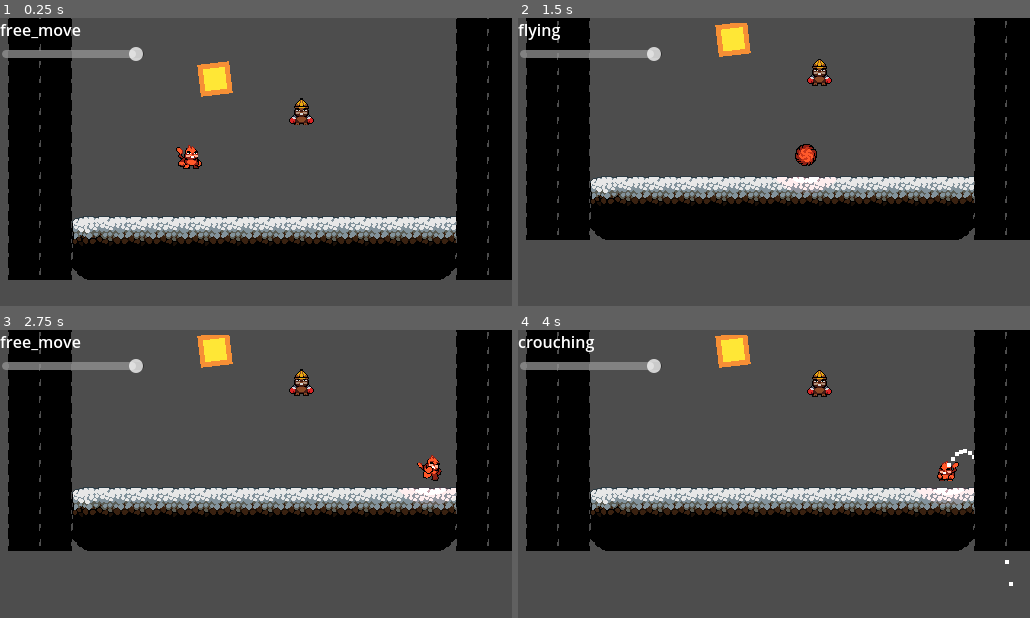
Above: before the commit, frames 1-4 (two rows, left to right).
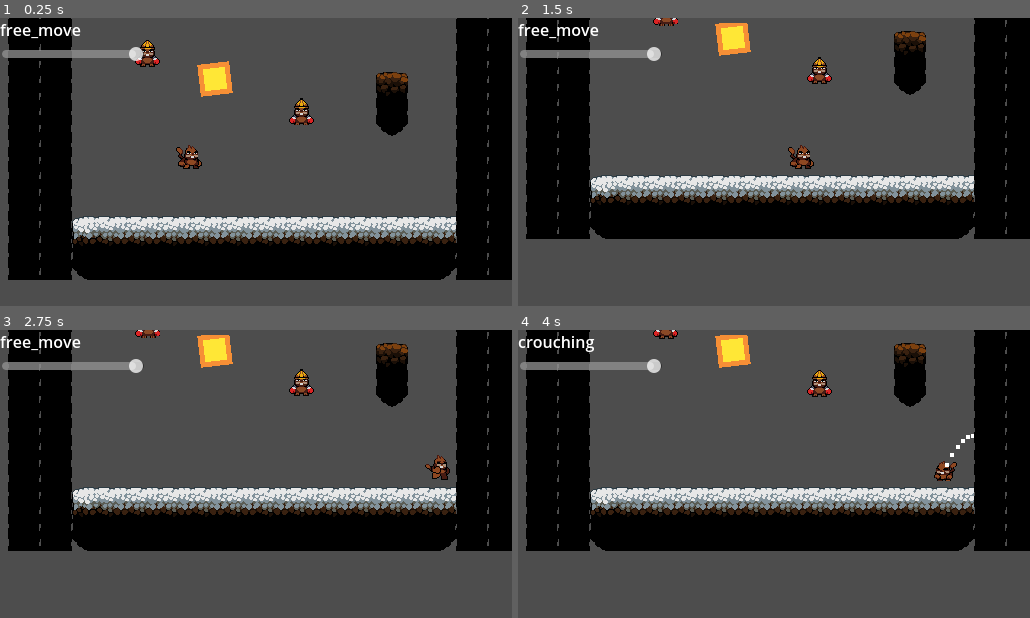
Above: after the commit, the same moments.

Repository: resurgestudios/pogo
Game: Godot game, scene res://Scenes/Game.tscn
The game is run twice, just before and just after one commit, with the same random seed, the same clock (stepped at 60 frames per second) and the same inputs. The engine's default icon, where the game draws it, is replaced by a stand-in: a white triangle on a blue panel in a dark square.
Inputs (mouse positions are in pixels of both pictures, inside the frame that each line leads up to):
- Up to frame 1 (0.25 s): no input
- Up to frame 2 (1.5 s): move the mouse to (886, 147) at 0.52 s; press the mouse at (886, 147) at 0.53 s; hold D (right) 0.53-1.28 s; right-click (886, 147) at 0.8 s; move the mouse to (671, 176) at 1.27 s; release the mouse at (671, 176) at 1.28 s; hold S (down) from 1.28 s (still down); right-click (671, 176) at 1.35 s
- Up to frame 3 (2.75 s): click (153, 488) at 1.55 s; move the mouse to (307, 410) at 2.02 s; release S (down) at 2.03 s; press the mouse at (307, 410) at 2.03 s; hold D (right) from 2.03 s (still down); right-click (307, 410) at 2.3 s
- Up to frame 4 (4 s): move the mouse to (748, 531) at 2.77 s; release D (right) at 2.78 s; release the mouse at (748, 531) at 2.78 s; hold W (up) 2.78-3.53 s; right-click (748, 531) at 2.85 s; click (748, 531) at 3.05 s; move the mouse to (927, 517) at 3.52 s; press the mouse at (927, 517) at 3.53 s; hold A (left) from 3.53 s (still down); right-click (927, 517) at 3.8 s

The runs differ from the first frame. In frame 1, 1.7% of the frame differs, in the area x 26-80%, y 7-53%; in frame 2, 5.4%, in the area x 1-100%, y 0-78%; in frame 3, 1.7%; in frame 4, 1.8%.

Commit message:
Slowmo improved

Diff:
--- a/Scenes/Game.tscn
+++ b/Scenes/Game.tscn
@@ -9,13 +9,11 @@
 [ext_resource type="Texture2D" uid="uid://dr0768tw35roh" path="res://Images/run_spritesheet.png" id="5"]
 [ext_resource type="Script" path="res://Scripts/Camera2D.gd" id="5_shig4"]
 [ext_resource type="Texture2D" uid="uid://bavq5nn4g2eln" path="res://Images/fluffball.png" id="6_aeuix"]
-[ext_resource type="Texture2D" uid="uid://qw20dxbceae1" path="res://Images/light.png" id="9_0ti4h"]
 [ext_resource type="Texture2D" uid="uid://crye84nfwfdew" path="res://Images/orangeandyellow.png" id="9_lpjo3"]
 [ext_resource type="Texture2D" uid="uid://dkqohuuy6xxm3" path="res://Images/tileset16.png" id="10_gjh8e"]
 [ext_resource type="Script" path="res://Scripts/ViewportCamera.gd" id="10_kuv0c"]
 [ext_resource type="PackedScene" uid="uid://dvi0dwo5lan74" path="res://Scenes/Interactables/Spikey.tscn" id="11_h8kmr"]
-[ext_resource type="Texture2D" uid="uid://bywwkafp286d" path="res://Images/player.png" id="14_rfif8"]
-[ext_resource type="Script" path="res://Scripts/Football.gd" id="14_ves4r"]
+[ext_resource type="PackedScene" uid="uid://c2tumv5buirsj" path="res://Scenes/Interactables/Football.tscn" id="14_niw0v"]
 
 [sub_resource type="AtlasTexture" id="AtlasTexture_4r6up"]
 atlas = ExtResource("3_p780w")
@@ -547,62 +545,6 @@
 [sub_resource type="ViewportTexture" id="ViewportTexture_1lw4e"]
 viewport_path = NodePath("SubViewport")
 
-[sub_resource type="CircleShape2D" id="CircleShape2D_hpi6a"]
-radius = 50.448
-
-[sub_resource type="Animation" id="Animation_il0m8"]
-resource_name = "Fade"
-length = 0.5
-tracks/0/type = "bezier"
-tracks/0/imported = false
-tracks/0/enabled = true
-tracks/0/path = NodePath(".:color:r")
-tracks/0/interp = 1
-tracks/0/loop_wrap = true
-tracks/0/keys = {
-"handle_modes": PackedInt32Array(0, 0),
-"points": PackedFloat32Array(1, -0.25, 0, 0.25, 0, 0.385493, -0.25, 0, 0.25, 0),
-"times": PackedFloat32Array(0, 0.5)
-}
-tracks/1/type = "bezier"
-tracks/1/imported = false
-tracks/1/enabled = true
-tracks/1/path = NodePath(".:color:g")
-tracks/1/interp = 1
-tracks/1/loop_wrap = true
-tracks/1/keys = {
-"handle_modes": PackedInt32Array(0, 0),
-"points": PackedFloat32Array(1, -0.25, 0, 0.25, 0, 0.385492, -0.25, 0, 0.25, 0),
-"times": PackedFloat32Array(0, 0.5)
-}
-tracks/2/type = "bezier"
-tracks/2/imported = false
-tracks/2/enabled = true
-tracks/2/path = NodePath(".:color:b")
-tracks/2/interp = 1
-tracks/2/loop_wrap = true
-tracks/2/keys = {
-"handle_modes": PackedInt32Array(0, 0),
-"points": PackedFloat32Array(1, -0.25, 0, 0.25, 0, 0.385492, -0.25, 0, 0.25, 0),
-"times": PackedFloat32Array(0, 0.5)
-}
-tracks/3/type = "bezier"
-tracks/3/imported = false
-tracks/3/enabled = true
-tracks/3/path = NodePath(".:color:a")
-tracks/3/interp = 1
-tracks/3/loop_wrap = true
-tracks/3/keys = {
-"handle_modes": PackedInt32Array(0, 0),
-"points": PackedFloat32Array(1, -0.25, 0, 0.25, 0, 1, -0.25, 0, 0.25, 0),
-"times": PackedFloat32Array(0, 0.5)
-}
-
-[sub_resource type="AnimationLibrary" id="AnimationLibrary_xar4i"]
-_data = {
-"Fade": SubResource("Animation_il0m8")
-}
-
 [node name="Game" type="Node2D"]
 position = Vector2(-10, -9)
 script = ExtResource("3")
@@ -635,52 +577,118 @@
 debug_color = Color(0, 0.6, 0.701961, 0.109804)
 
 [node name="UpL" type="RayCast2D" parent="Player"]
+visible = false
 position = Vector2(-15, -14)
 target_position = Vector2(0, 0)
 collision_mask = 2
 hit_from_inside = true
 
 [node name="UpR" type="RayCast2D" parent="Player"]
+visible = false
 position = Vector2(15, -14)
 target_position = Vector2(0, 0)
 collision_mask = 2
 hit_from_inside = true
 
 [node name="DownL" type="RayCast2D" parent="Player"]
+visible = false
 position = Vector2(-15, 14)
 target_position = Vector2(0, 0)
-collision_mask = 34
+collision_mask = 2
 hit_from_inside = true
 
 [node name="DownR" type="RayCast2D" parent="Player"]
+visible = false
 position = Vector2(15, 14)
 target_position = Vector2(0, 0)
-collision_mask = 34
+collision_mask = 2
 hit_from_inside = true
 
 [node name="LeftU" type="RayCast2D" parent="Player"]
+visible = false
 position = Vector2(-15, -14)
 target_position = Vector2(0, 0)
 collision_mask = 2
 hit_from_inside = true
 
 [node name="LeftD" type="RayCast2D" parent="Player"]
+visible = false
 position = Vector2(-15, 14)
 target_position = Vector2(0, 0)
 collision_mask = 2
 hit_from_inside = true
 
 [node name="RightU" type="RayCast2D" parent="Player"]
+visible = false
 position = Vector2(15, -14)
 target_position = Vector2(0, 0)
 collision_mask = 2
 hit_from_inside = true
 
 [node name="RightD" type="RayCast2D" parent="Player"]
+visible = false
 position = Vector2(32, 32)
 target_position = Vector2(0, 0)
 collision_mask = 2
 hit_from_inside = true
+
+[node name="SlowmoCasts" type="Node2D" parent="Player"]
+
+[node name="UpL" type="RayCast2D" parent="Player/SlowmoCasts"]
+position = Vector2(-15, -14)
+target_position = Vector2(0, 0)
+collision_mask = 64
+collide_with_areas = true
+collide_with_bodies = false
+
+[node name="UpR" type="RayCast2D" parent="Player/SlowmoCasts"]
+position = Vector2(15, -14)
+target_position = Vector2(0, 0)
+collision_mask = 64
+collide_with_areas = true
+collide_with_bodies = false
+
+[node name="DownL" type="RayCast2D" parent="Player/SlowmoCasts"]
+position = Vector2(-15, 14)
+target_position = Vector2(0, 0)
+collision_mask = 64
+collide_with_areas = true
+collide_with_bodies = false
+
+[node name="DownR" type="RayCast2D" parent="Player/SlowmoCasts"]
+position = Vector2(15, 14)
+target_position = Vector2(0, 0)
+collision_mask = 64
+collide_with_areas = true
+collide_with_bodies = false
+
+[node name="LeftU" type="RayCast2D" parent="Player/SlowmoCasts"]
+position = Vector2(-15, -14)
+target_position = Vector2(0, 0)
+collision_mask = 64
+collide_with_areas = true
+collide_with_bodies = false
+
+[node name="LeftD" type="RayCast2D" parent="Player/SlowmoCasts"]
+position = Vector2(-15, 14)
+target_position = Vector2(0, 0)
+collision_mask = 64
+collide_with_areas = true
+collide_with_bodies = false
+
+[node name="RightU" type="RayCast2D" parent="Player/SlowmoCasts"]
+position = Vector2(15, -14)
+target_position = Vector2(0, 0)
+collision_mask = 64
+collide_with_areas = true
+collide_with_bodies = false
+
+[node name="RightD" type="RayCast2D" parent="Player/SlowmoCasts"]
+position = Vector2(32, 32)
+target_position = Vector2(0, 0)
+collision_mask = 64
+collide_with_areas = true
+collide_with_bodies = false
 
 [node name="Camera2D" type="Camera2D" parent="Player"]
 position = Vector2(-173, 7)
@@ -706,12 +714,6 @@
 
 [node name="Trajecto" type="Node2D" parent="Player"]
 
-[node name="PointLight2D" type="PointLight2D" parent="Player"]
-scale = Vector2(0.466667, 0.458333)
-color = Color(1, 0.243137, 0.243137, 1)
-texture = ExtResource("9_0ti4h")
-texture_scale = 0.7
-
 [node name="Terrain" type="Node2D" parent="."]
 
 [node name="Floor" type="Node2D" parent="Terrain"]
@@ -723,7 +725,7 @@
 position = Vector2(10, 9)
 tile_set = SubResource("TileSet_aa6sn")
 format = 2
-layer_0/tile_data = PackedInt32Array(2752512, 65539, 9, 2883 …(1111 unchanged characters)… 3801092, 262147, 10, 3801114, 524291, 10)
+layer_0/tile_data = PackedInt32Array(2752512, 65539, 9, 2883 …(1111 unchanged characters)… 3801092, 262147, 10, 3801114, 524291, 10, 3080215, 786435, 2, 3211287, 786435, 4)
 
 [node name="SubViewport" type="SubViewport" parent="."]
 transparent_bg = true
@@ -754,24 +756,12 @@
 offset_bottom = 293.0
 texture = SubResource("ViewportTexture_1lw4e")
 
-[node name="Football" type="Area2D" parent="."]
-position = Vector2(312, 809)
-collision_layer = 0
-script = ExtResource("14_ves4r")
-
-[node name="Sprite2D" type="Sprite2D" parent="Football"]
-texture = ExtResource("14_rfif8")
-
-[node name="CollisionShape2D" type="CollisionShape2D" parent="Football"]
-shape = SubResource("CircleShape2D_hpi6a")
-
-[node name="CanvasModulate" type="CanvasModulate" parent="."]
-
-[node name="AnimationPlayer" type="AnimationPlayer" parent="CanvasModulate"]
-libraries = {
-"": SubResource("AnimationLibrary_xar4i")
-}
+[node name="Football" parent="." instance=ExtResource("14_niw0v")]
+
+[node name="Football2" parent="." instance=ExtResource("14_niw0v")]
+position = Vector2(158, 751)
+
+[node name="Marker2D" type="Marker2D" parent="."]
+position = Vector2(321, 753)
 
 [connection signal="value_changed" from="CanvasLayer/HSlider" to="." method="_on_h_slider_value_changed"]
-[connection signal="body_entered" from="Football" to="Football" method="_on_body_entered"]
-[connection signal="body_exited" from="Football" to="Football" method="_on_body_exited"]
--- /dev/null
+++ b/Scenes/Interactables/Football.tscn
@@ -0,0 +1,39 @@
+[gd_scene load_steps=7 format=3 uid="uid://c2tumv5buirsj"]
+
+[ext_resource type="Script" path="res://Scripts/Football.gd" id="1_o8nfw"]
+[ext_resource type="Shader" path="res://Shaders/OutlineOnly.gdshader" id="2_luted"]
+[ext_resource type="Texture2D" uid="uid://dr0768tw35roh" path="res://Images/run_spritesheet.png" id="3_xw80l"]
+[ext_resource type="Texture2D" uid="uid://bywwkafp286d" path="res://Images/player.png" id="4_80jux"]
+
+[sub_resource type="ShaderMaterial" id="ShaderMaterial_km2ee"]
+shader = ExtResource("2_luted")
+shader_parameter/color = null
+shader_parameter/width = null
+shader_parameter/pattern = null
+shader_parameter/inside = null
+shader_parameter/add_margins = null
+
+[sub_resource type="CircleShape2D" id="CircleShape2D_hpi6a"]
+radius = 50.448
+
+[node name="Football" type="Area2D"]
+position = Vector2(312, 809)
+collision_layer = 64
+script = ExtResource("1_o8nfw")
+
+[node name="Outline" type="Sprite2D" parent="."]
+modulate = Color(1, 1, 1, 0)
+material = SubResource("ShaderMaterial_km2ee")
+position = Vector2(-7, 28)
+texture = ExtResource("3_xw80l")
+hframes = 17
+frame = 16
+
+[node name="Sprite2D" type="Sprite2D" parent="."]
+texture = ExtResource("4_80jux")
+
+[node name="CollisionShape2D" type="CollisionShape2D" parent="."]
+shape = SubResource("CircleShape2D_hpi6a")
+
+[connection signal="body_entered" from="." to="." method="_on_body_entered"]
+[connection signal="body_exited" from="." to="." method="_on_body_exited"]
--- a/Scenes/Interactables/Spikey.tscn
+++ b/Scenes/Interactables/Spikey.tscn
@@ -46,6 +46,11 @@
 
 [sub_resource type="ShaderMaterial" id="11"]
 shader = ExtResource("3")
+shader_parameter/color = null
+shader_parameter/width = null
+shader_parameter/pattern = null
+shader_parameter/inside = null
+shader_parameter/add_margins = null
 
 [sub_resource type="RectangleShape2D" id="1"]
 size = Vector2(26, 20)
--- a/Scripts/Football.gd
+++ b/Scripts/Football.gd
@@ -3,21 +3,35 @@
 var move : Vector2 = Vector2.ZERO
 
 # Called when the node enters the scene tree for the first time.
-func _ready():
-	pass # Replace with function body.
+func _ready() -> void:
+	pass
+
+func is_slowmo_area():
+	pass
+
+# Called every frame. 'delta' is the elapsed time since the previous frame.
+func _process(delta) -> void:
+	global_position += move * delta
 
 
-# Called every frame. 'delta' is the elapsed time since the previous frame.
-func _process(delta):
-	global_position += move * delta
-
-func _on_body_entered(body):
+func _on_body_entered(body) -> void:
 	if body == Global.Player:
+		show_outline()
 		body.focus.append(self)
 		body.focus_updated()
 
 
-func _on_body_exited(body):
+func _on_body_exited(body) -> void:
 	if body == Global.Player:
+		hide_outline()
 		body.focus.erase(self)
 		body.focus_updated()
+
+
+func show_outline() -> void:
+	var tween : Tween = create_tween()
+	tween.set_ease(Tween.EASE_IN_OUT).tween_property($Outline, "modulate:a", 1, 0.1)
+
+func hide_outline() -> void:
+	var tween : Tween = create_tween()
+	tween.set_ease(Tween.EASE_IN_OUT).tween_property($Outline, "modulate:a", 0, 0.1)
--- a/Scripts/Player.gd
+++ b/Scripts/Player.gd
@@ -17,7 +17,7 @@
 var x_air_drag : float = 0.98
 var y_air_drag : float = 0.98
 var x_ground_drag : float = 0.8
-var pogo_force_multiplier : float = 5
+var pogo_force_multiplier : float = 7
 var highest : float = 10000000
 var delta : float = 0.0
 
@@ -35,6 +35,14 @@
 	$LeftD.position = Vector2(-player_size.x, player_size.y - 1)
 	$RightU.position = Vector2(player_size.x, -player_size.y + 1)
 	$RightD.position = Vector2(player_size.x, player_size.y - 1)
+	$SlowmoCasts/DownL.position = Vector2(-player_size.x + 1, player_size.y)
+	$SlowmoCasts/DownR.position = Vector2(player_size.x - 1, player_size.y)
+	$SlowmoCasts/UpL.position = Vector2(-player_size.x + 1, -player_size.y)
+	$SlowmoCasts/UpR.position = Vector2(player_size.x - 1, -player_size.y)
+	$SlowmoCasts/LeftU.position = Vector2(-player_size.x, -player_size.y + 1)
+	$SlowmoCasts/LeftD.position = Vector2(-player_size.x, player_size.y - 1)
+	$SlowmoCasts/RightU.position = Vector2(player_size.x, -player_size.y + 1)
+	$SlowmoCasts/RightD.position = Vector2(player_size.x, player_size.y - 1)
 
 func calibrate_casts():
 	if sign(move.y) == 1:
@@ -42,16 +50,28 @@
 		$DownR.target_position.y = abs(move.y + 1) * grav_dir * delta
 		$UpL.target_position.y = 0
 		$UpR.target_position.y = 0
+		$SlowmoCasts/DownL.target_position.y = abs(move.y + 1) * grav_dir * delta
+		$SlowmoCasts/DownR.target_position.y = abs(move.y + 1) * grav_dir * delta
+		$SlowmoCasts/UpL.target_position.y = 0
+		$SlowmoCasts/UpR.target_position.y = 0
 	elif sign(move.y) == -1:
 		$UpL.target_position.y = -abs(move.y -1) * grav_dir * delta
 		$UpR.target_position.y = -abs(move.y - 1) * grav_dir * delta
 		$DownL.target_position.y = 0
 		$DownR.target_position.y = 0
+		$SlowmoCasts/UpL.target_position.y = -abs(move.y -1) * grav_dir * delta
+		$SlowmoCasts/UpR.target_position.y = -abs(move.y - 1) * grav_dir * delta
+		$SlowmoCasts/DownL.target_position.y = 0
+		$SlowmoCasts/DownR.target_position.y = 0
 	else:
 		$UpL.target_position.y = 0
 		$UpR.target_position.y = 0
 		$DownL.target_position.y = 0
 		$DownR.target_position.y = 0
+		$SlowmoCasts/UpL.target_position.y = 0
+		$SlowmoCasts/UpR.target_position.y = 0
+		$SlowmoCasts/DownL.target_position.y = 0
+		$SlowmoCasts/DownR.target_position.y = 0
 
 	$RightU.target_position.x = abs(move.x) * delta
 	$RightD.target_position.x = abs(move.x) * delta
@@ -66,8 +86,21 @@
 	$UpL.force_raycast_update()
 	$UpR.force_raycast_update()
 
-
-func _physics_process(del):
+	$SlowmoCasts/RightU.target_position.x = abs(move.x) * delta
+	$SlowmoCasts/RightD.target_position.x = abs(move.x) * delta
+	$SlowmoCasts/LeftU.target_position.x = -abs(move.x) * delta
+	$SlowmoCasts/LeftD.target_position.x = -abs(move.x) * delta
+	$SlowmoCasts/DownL.force_raycast_update()
+	$SlowmoCasts/DownR.force_raycast_update()
+	$SlowmoCasts/RightU.force_raycast_update()
+	$SlowmoCasts/RightD.force_raycast_update()
+	$SlowmoCasts/LeftU.force_raycast_update()
+	$SlowmoCasts/LeftD.force_raycast_update()
+	$SlowmoCasts/UpL.force_raycast_update()
+	$SlowmoCasts/UpR.force_raycast_update()
+
+
+func _physics_process(del) -> void:
 	delta = del
 	calibrate_casts()
 	#TO BE REMOVED VV
@@ -241,7 +274,7 @@
 
 func free_move() -> void:
 	if sign(move.x) == 1:
-		$Sprite2D.rotation = deg_to_rad(8)
+		#$Sprite2D.rotation_degrees = 8
 		if $Sprite2D.animation != "run":
 			$Sprite2D.frame = 0
 			$Sprite2D.play("run")
@@ -249,7 +282,7 @@
 		right_collision()
 
 	elif sign(move.x) == -1:
-		$Sprite2D.rotation = deg_to_rad(-8)
+		#$Sprite2D.rotation_degrees = -8
 		if $Sprite2D.animation != "run":
 			$Sprite2D.frame = 0
 			$Sprite2D.play("run")
@@ -263,10 +296,12 @@
 
 func flying() -> void:
 	if focus.size() > 0:
+		focus[0].get_node("Outline").global_position = focus[0].global_position + (focus[0].global_position - get_global_mouse_position()).normalized() * -30
 		if Input.is_action_just_pressed("mb_left"):
 			global_position = focus[0].global_position + (focus[0].global_position - get_global_mouse_position()).normalized() * -30
 			move = (focus[0].global_position - get_global_mouse_position()).normalized() * -600.0
 			focus[0].move = (focus[0].global_position - get_global_mouse_position()).normalized() * 600.0
+			focus[0].get_node("Outline").modulate.a = 0
 			focus.remove_at(0)
 			focus_updated()
 
@@ -276,7 +311,13 @@
 	#DADAD
 	#move.y *= y_air_drag
 	if sign(move.y) == -1:
-		if $UpL.get_collision_point().y - $UpL.global_position.y > move.y * delta && $UpL.is_colliding():
+		if $SlowmoCasts/UpR.get_collision_point().y - $SlowmoCasts/UpR.global_position.y > move.y * delta && $SlowmoCasts/UpR.is_colliding():
+			global_position.y += $SlowmoCasts/UpR.get_collision_point().y - $SlowmoCasts/UpR.global_position.y
+#			global_position.y += move.y * delta
+		elif $SlowmoCasts/UpL.get_collision_point().y - $SlowmoCasts/UpL.global_position.y > move.y * delta && $SlowmoCasts/UpL.is_colliding():
+			global_position.y += $SlowmoCasts/UpL.get_collision_point().y - $SlowmoCasts/UpL.global_position.y
+#			global_position.y += move.y * delta
+		elif $UpL.get_collision_point().y - $UpL.global_position.y > move.y * delta && $UpL.is_colliding():
 			global_position.y += $UpL.get_collision_point().y - $UpL.global_position.y
 			obj_check("UpL")
 			pogocr("up")
@@ -284,11 +325,38 @@
 			global_position.y += $UpR.get_collision_point().y - $UpR.global_position.y
 			obj_check("UpR")
 			pogocr("up")
+
 		else:
 			global_position.y += move.y * delta
+#	elif sign(move.y) == 1:
+#		if abs($SlowmoCasts/DownR.get_collision_point().y - $SlowmoCasts/DownR.global_position.y) < abs(move.y * delta) && $SlowmoCasts/DownR.is_colliding():
+#			print($SlowmoCasts/DownR.get_collision_point())
+#			global_position.y += $SlowmoCasts/DownR.get_collision_point().y - $SlowmoCasts/DownR.global_position.y
+#			#global_position.y += move.y * delta
+#		elif abs($SlowmoCasts/DownL.get_collision_point().y - $SlowmoCasts/DownL.global_position.y) < abs(move.y * delta) && $SlowmoCasts/DownL.is_colliding():
+#			global_position.y += $SlowmoCasts/DownL.get_collision_point().y - $SlowmoCasts/DownL.global_position.y
+#			#global_position.y += move.y * delta
+#		elif $DownL.get_collision_point().y - $DownL.global_position.y > move.y * delta && $DownL.is_colliding():
+#			global_position.y += $DownL.get_collision_point().y - $DownL.global_position.y
+#			obj_check("UpL")
+#			state = "free_move"
+#		elif $DownR.get_collision_point().y - $DownR.global_position.y > move.y * delta && $DownR.is_colliding():
+#			global_position.y += $DownR.get_collision_point().y - $UpR.global_position.y
+#			obj_check("UpR")
+#			state = "free_move"
+#		else:
+#			global_position.y += move.y * delta
+
+
 
 	if sign(move.x) == 1:
-		if abs($RightU.get_collision_point().x - ($RightU.global_position.x)) < move.x * delta && $RightU.is_colliding():
+		if abs($SlowmoCasts/RightU.get_collision_point().x - ($SlowmoCasts/RightU.global_position.x)) < move.x * delta && $SlowmoCasts/RightU.is_colliding():
+			global_position.x += $SlowmoCasts/RightU.get_collision_point().x - $SlowmoCasts/RightU.global_position.x
+			#global_position.x += move.x * delta
+		elif abs($SlowmoCasts/RightD.get_collision_point().x - $SlowmoCasts/RightD.global_position.x) < move.x * delta && $SlowmoCasts/RightD.is_colliding():
+			global_position.x += $SlowmoCasts/RightD.get_collision_point().x - $SlowmoCasts/RightD.global_position.x
+			#global_position.x += move.x * delta
+		elif abs($RightU.get_collision_point().x - ($RightU.global_position.x)) < move.x * delta && $RightU.is_colliding():
 			global_position.x += $RightU.get_collision_point().x - $RightU.global_position.x
 			obj_check("RightU")
 			pogocr("right")
@@ -298,10 +366,15 @@
 			pogocr("right")
 		else:
 			global_position.x += move.x * delta
-#			if $Sprite2D.animation != "fall":
 
 	elif sign(move.x) == -1:
-		if abs($LeftU.get_collision_point().x - $LeftU.global_position.x) < abs(move.x * delta) && $LeftU.is_colliding():
+		if abs($SlowmoCasts/LeftU.get_collision_point().x - ($SlowmoCasts/LeftU.global_position.x)) < move.x * delta && $SlowmoCasts/LeftU.is_colliding():
+			global_position.x += $SlowmoCasts/LeftU.get_collision_point().x - $SlowmoCasts/LeftU.global_position.x
+#			global_position.x += move.x * delta
+		elif abs($SlowmoCasts/LeftD.get_collision_point().x - $SlowmoCasts/LeftD.global_position.x) < move.x * delta && $SlowmoCasts/LeftD.is_colliding():
+			global_position.x += $SlowmoCasts/LeftD.get_collision_point().x - $SlowmoCasts/LeftD.global_position.x
+#			global_position.x += move.x * delta
+		elif abs($LeftU.get_collision_point().x - $LeftU.global_position.x) < abs(move.x * delta) && $LeftU.is_colliding():
 			global_position.x += $LeftU.get_collision_point().x - $LeftU.global_position.x
 			obj_check("LeftU")
 			pogocr("left")
@@ -312,13 +385,14 @@
 
 		else:
 			global_position.x += move.x * delta
-#				if $Sprite2D.animation != "fall":
-#					$Sprite2D.play("fall")
-
-	if sign(move.y) == 1:
-		if $DownL.is_colliding() || $DownR.is_colliding():
-			move = Vector2.ZERO
-			state = "free_move"
+
+
+#	if sign(move.y) == 1:
+#		if $DownL.is_colliding() && !$DownL.get_collider().has_method("is_slowmo_area") || $DownR.is_colliding() && !$DownR.get_collider().has_method("is_slowmo_area"):
+#			move = Vector2.ZERO
+#			state = "free_move"
+
+
 
 func on_floor() -> bool:
 	if $DownL.is_colliding():
@@ -377,7 +451,9 @@
 
 	if Input.is_action_just_pressed("down"):
 		if state == "flying":
-			Global.freeze(0.05, 0.5, func(): move = Vector2(0, 2000))
+			move = Vector2(0, 2000)
+			calibrate_casts()
+			#Global.freeze(0.05, 0.5, func(): move = Vector2(0, 2000))
 #			$DownL.target_position = Vector2(0, 5000)
 #			$DownR.target_position = Vector2(0, 5000)
 #			$DownL.force_raycast_update()
@@ -433,15 +509,28 @@
 #		var new_y = s.y / 2 - (288.0 * (s.x / 512.0)) / 2 + gc.y * (s.x / 512.0)
 #		Input.warp_mouse(Vector2(new_x, new_y))
 
+var focus_tween : Tween
+
 func focus_updated() -> void:
 	if focus.size() == 1:
 		if Engine.time_scale != 0.2:
-			Global.Root.get_node("CanvasModulate/AnimationPlayer").playback_speed = 5.0
-			Global.Root.get_node("CanvasModulate/AnimationPlayer").play("Fade")
+			if focus_tween == null:
+				focus_tween = create_tween()
+			else:
+				focus_tween.stop()
+			focus_tween.set_ease(Tween.EASE_IN_OUT)
+			focus_tween.tween_property(Global.Root.get_node("Terrain"), "modulate", Color(0.385, 0.385, 0.385), 0.1)
 			#create_tween().set_ease(Tween.EASE_OUT).tween_property(Engine, "time_scale", 0.05 , 0.4)
-			Engine.time_scale = 0.2
+			Engine.time_scale = 0.5 * (40 / sqrt(move.x**2 + move.y**2))
+
+
 	elif focus.size() == 0:
-		Global.Root.get_node("CanvasModulate/AnimationPlayer").playback_speed = 5.0
-		Global.Root.get_node("CanvasModulate/AnimationPlayer").play_backwards("Fade")
+		if focus_tween == null:
+			focus_tween = create_tween()
+		else:
+			focus_tween.stop()
+			focus_tween = create_tween()
+		focus_tween.set_ease(Tween.EASE_IN_OUT)
+		focus_tween.tween_property(Global.Root.get_node("Terrain"), "modulate", Color(1, 1, 1), 0.1)
 		#create_tween().tween_property(Engine, "time_scale", 1.0 , 0.2)
 		Engine.time_scale = 1
--- a/Shaders/OutlineOnly.gdshader
+++ b/Shaders/OutlineOnly.gdshader
@@ -1,6 +1,6 @@
 shader_type canvas_item;
 
-uniform vec4 color : hint_color = vec4(1.0);
+uniform vec4 color : source_color = vec4(1.0);
 uniform float width : hint_range(0, 10) = 1.0;
 uniform int pattern : hint_range(0, 2) = 0; // diamond, circle, square
 uniform bool inside = false;
@@ -59,6 +59,6 @@
 		COLOR.rgb = inside ? mix(COLOR.rgb, color.rgb, color.a) : color.rgb;
 		COLOR.a += (1.0 - COLOR.a) * color.a;
 	} else {// this else block makeoutline only
-		COLOR.a = 0.0
+		COLOR.a = 0.0 ;
 	}
 }
--- a/project.godot
+++ b/project.godot
@@ -154,6 +154,7 @@
 2d_physics/layer_4="Enemies"
 2d_physics/layer_5="Player"
 2d_physics/layer_6="Platform"
+2d_physics/layer_7="SlowmoAreas"
 
 [physics]
 
Not shown: 1 places in Scenes/Game.tscn that only renumber resources
